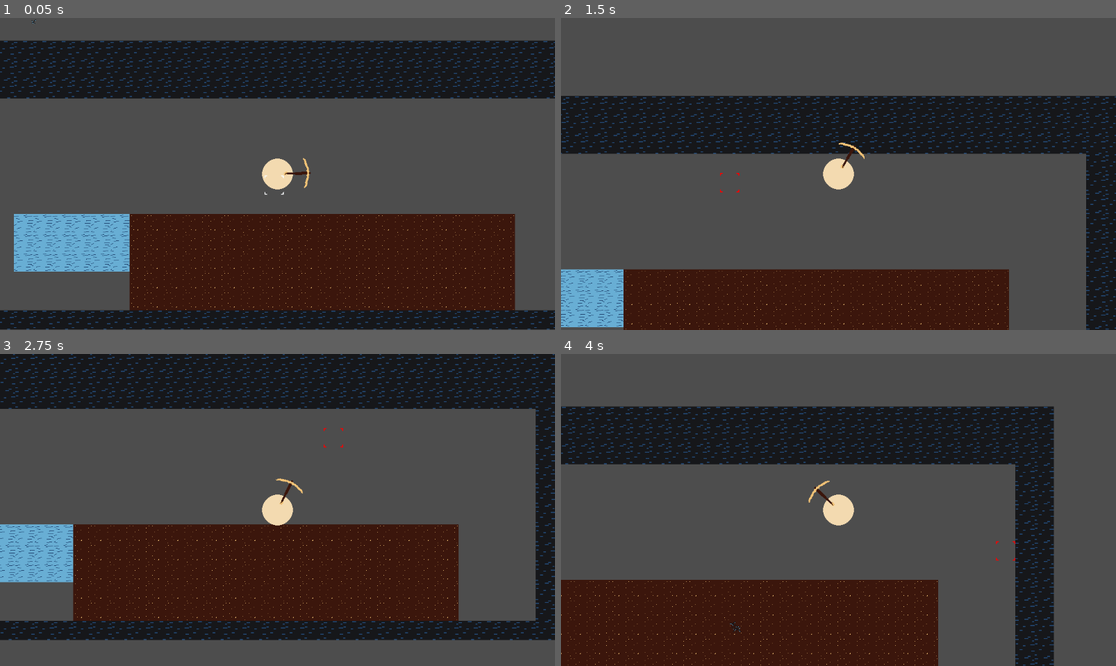
Above: before the commit, frames 1-4 (two rows, left to right).
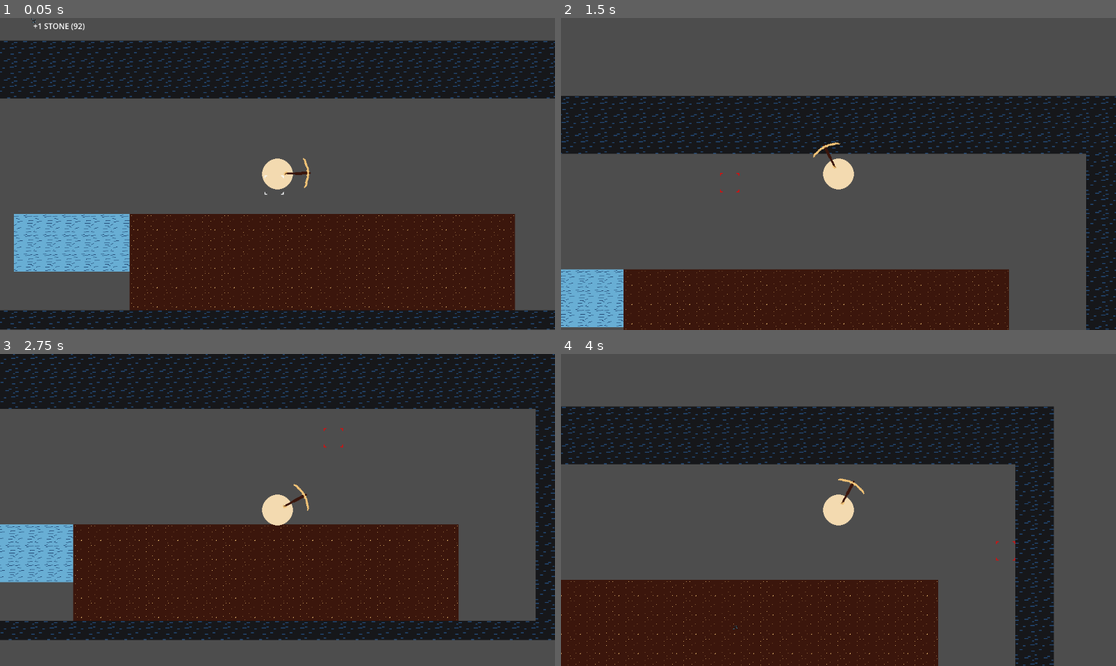
Above: after the commit, the same moments.

Repository: mathew-tran/Excavation
Game: Godot game, scene res://Scenes/Main.tscn
Two runs of this game, one before a commit and one after it. Both use one fixed random seed, a clock stepped at 60 frames per second and the inputs below.
Inputs (mouse positions are in pixels of both pictures, inside the frame that each line leads up to):
- Up to frame 1 (0.05 s): no input
- Up to frame 2 (1.5 s): tap Enter at 0.5 s; move the mouse to (960, 158) at 0.52 s; press the mouse at (960, 158) at 0.53 s; hold D (Right) from 0.53 s (still down); tap Space (Jump) at 0.77 s; move the mouse to (727, 189) at 1.27 s; release the mouse at (727, 189) at 1.28 s; click (727, 189) at 1.35 s
- Up to frame 3 (2.75 s): tap Space (Jump) at 1.52 s; move the mouse to (333, 441) at 2.02 s; release D (Right) at 2.03 s; press the mouse at (333, 441) at 2.03 s; hold A (Left) from 2.03 s (still down)
- Up to frame 4 (4 s): move the mouse to (810, 572) at 2.77 s; release A (Left) at 2.78 s; release the mouse at (810, 572) at 2.78 s; hold D (Right) from 2.78 s (still down); click (810, 572) at 2.85 s; tap Space (Jump) at 3.02, 3.77 s; move the mouse to (1005, 556) at 3.52 s; press the mouse at (1005, 556) at 3.53 s

The runs differ from the first frame. In frame 1, 0.1% of the frame differs, in the area x 5-16%, y 0-5%; in frame 2, 0.2%; in frame 3, 0.1%; in frame 4, 0.2%, in the area x 30-82%, y 39-90%.

Commit message:
integrate inventory

Diff:
--- a/Content/DataTypes/ItemData.gd
+++ b/Content/DataTypes/ItemData.gd
@@ -4,3 +4,4 @@
 
 @export var ItemImage : Texture
 @export var ItemName = ""
+@export var ItemID = "000"
--- a/Content/Items/ITEM_001_DIRT.tres
+++ b/Content/Items/ITEM_001_DIRT.tres
@@ -7,4 +7,5 @@
 script = ExtResource("1_pl6kh")
 ItemImage = ExtResource("1_bxx36")
 ItemName = "Dirt"
+ItemID = "001"
 metadata/_custom_type_script = "uid://gdtg5mvpfxqf"
--- a/Content/Items/ITEM_002_STONE.tres
+++ b/Content/Items/ITEM_002_STONE.tres
@@ -1,10 +1,11 @@
 [gd_resource type="Resource" script_class="ItemData" format=3 uid="uid://d121lwotid5je"]
 
-[ext_resource type="Texture2D" uid="uid://bo551ssk1akk7" path="res://Art/Ground/Stone.png" id="1_q4uek"]
-[ext_resource type="Script" uid="uid://gdtg5mvpfxqf" path="res://Content/DataTypes/ItemData.gd" id="2_53uts"]
+[ext_resource type="Texture2D" uid="uid://bo551ssk1akk7" path="res://Art/Ground/Stone.png" id="1_vs3sm"]
+[ext_resource type="Script" uid="uid://gdtg5mvpfxqf" path="res://Content/DataTypes/ItemData.gd" id="2_ibk34"]
 
 [resource]
-script = ExtResource("2_53uts")
-ItemImage = ExtResource("1_q4uek")
+script = ExtResource("2_ibk34")
+ItemImage = ExtResource("1_vs3sm")
 ItemName = "Stone"
+ItemID = "002"
 metadata/_custom_type_script = "uid://gdtg5mvpfxqf"
--- a/Prefabs/AxeHand.tscn
+++ b/Prefabs/AxeHand.tscn
@@ -63,4 +63,4 @@
 
 [node name="AnimationPlayer" type="AnimationPlayer" parent="." unique_id=191520616]
 libraries/ = SubResource("AnimationLibrary_ame2i")
-speed_scale = 2.0
+speed_scale = 4.0
--- a/Prefabs/Pickup.tscn
+++ b/Prefabs/Pickup.tscn
@@ -43,6 +43,7 @@
 }
 
 [node name="Pickup" type="RigidBody2D" unique_id=47611829]
+can_sleep = false
 script = ExtResource("1_sjvpx")
 
 [node name="Sprite2D" type="Sprite2D" parent="." unique_id=315700424]
@@ -54,3 +55,13 @@
 
 [node name="AnimationPlayer" type="AnimationPlayer" parent="." unique_id=818264099]
 libraries/ = SubResource("AnimationLibrary_sxnlq")
+
+[node name="Timer" type="Timer" parent="." unique_id=2112967356]
+wait_time = 60.0
+autostart = true
+
+[node name="Poll" type="Timer" parent="." unique_id=1766673933]
+autostart = true
+
+[connection signal="timeout" from="Timer" to="." method="_on_timer_timeout"]
+[connection signal="timeout" from="Poll" to="." method="_on_poll_timeout"]
--- a/Prefabs/Player.tscn
+++ b/Prefabs/Player.tscn
@@ -5,6 +5,7 @@
 [ext_resource type="Script" uid="uid://b584wjxrswwnf" path="res://Scripts/Player.gd" id="2_shmu5"]
 [ext_resource type="PackedScene" uid="uid://chvjrqvuh546t" path="res://Prefabs/Crosshair.tscn" id="4_shmu5"]
 [ext_resource type="PackedScene" uid="uid://bbpcorh5rkci5" path="res://Prefabs/ItemPickupArea.tscn" id="5_vxq8l"]
+[ext_resource type="Script" uid="uid://qas6yr33y22i" path="res://Scripts/LocalInventory.gd" id="6_gg3t4"]
 
 [sub_resource type="RectangleShape2D" id="RectangleShape2D_b43ah"]
 size = Vector2(60, 60)
@@ -28,3 +29,7 @@
 one_shot = true
 
 [node name="ItemPickupArea" parent="." unique_id=1069180871 instance=ExtResource("5_vxq8l")]
+
+[node name="Inventory" type="Node" parent="." unique_id=873284542 groups=["LocalInventory"]]
+script = ExtResource("6_gg3t4")
+bIsPlayer = true
--- /dev/null
+++ b/Prefabs/PopupText.tscn
@@ -0,0 +1,9 @@
+[gd_scene format=3 uid="uid://cf7oohm0ku7j0"]
+
+[ext_resource type="Script" uid="uid://bbedaxbnhn0hw" path="res://Scripts/PopupText.gd" id="1_d1bcu"]
+
+[node name="Label" type="Label" unique_id=633866393]
+offset_right = 40.0
+offset_bottom = 23.0
+text = "+1 STONE (92)"
+script = ExtResource("1_d1bcu")
--- a/Scenes/Main.tscn
+++ b/Scenes/Main.tscn
@@ -8,6 +8,7 @@
 [ext_resource type="Resource" uid="uid://d121lwotid5je" path="res://Content/Items/ITEM_002_STONE.tres" id="3_4kpch"]
 [ext_resource type="Texture2D" uid="uid://lquywyrsuxyv" path="res://Art/Ground/Obsidian.png" id="3_v1gob"]
 [ext_resource type="Script" uid="uid://1oqm8oyvlba3" path="res://Scripts/BlockHealthGroup.gd" id="4_rgh2o"]
+[ext_resource type="PackedScene" uid="uid://cf7oohm0ku7j0" path="res://Prefabs/PopupText.tscn" id="9_vy5pj"]
 
 [sub_resource type="TileSetAtlasSource" id="TileSetAtlasSource_kln2b"]
 texture = ExtResource("2_idj7w")
@@ -70,3 +71,5 @@
 script = ExtResource("4_rgh2o")
 
 [node name="FXGroup" type="Node2D" parent="." unique_id=872441086 groups=["FXGroup"]]
+
+[node name="Label" parent="." unique_id=633866393 instance=ExtResource("9_vy5pj")]
--- a/Scripts/Autoload/Finder.gd
+++ b/Scripts/Autoload/Finder.gd
@@ -14,3 +14,6 @@
 
 func GetFXGroup():
 	return get_tree().get_nodes_in_group("FXGroup")[0]
+
+func GetPlayerInventory() -> LocalInventory:
+	return get_tree().get_nodes_in_group("LocalInventory")[0]
--- a/Scripts/Autoload/Helper.gd
+++ b/Scripts/Autoload/Helper.gd
@@ -1,6 +1,13 @@
 extends Node
 
 @onready var PickupClass = preload("res://Prefabs/Pickup.tscn")
+@onready var PopupText = preload("res://Prefabs/PopupText.tscn")
+
+func SpawnText(text, pos):
+	var instance = PopupText.instantiate()
+	instance.text = text
+	instance.global_position = pos
+	Finder.GetFXGroup().add_child(instance)
 
 func SpawnPickup(item : ItemData, pos):
 	var instance = PickupClass.instantiate()
--- /dev/null
+++ b/Scripts/Autoload/SaveManager.gd
@@ -0,0 +1,117 @@
+extends Node
+
+var Data = {}
+
+var SaveFilePath = "user://savegame1.save"
+
+func _ready():
+	Load()
+
+
+func GetLastLoadedWorld():
+	if GetHasDied() == false:
+		var result = GetKeyValue("LastWorldScene")
+		if result:
+			return result
+	else:
+		var result = GetKeyValue("SAFE-LastWorldScene")
+		if result:
+			return result
+	return 	"res://Scenes/Worlds/Brickton.tscn"
+
+
+func SaveLastTown(scene):
+	UpdateKey("LastTown", scene)
+
+func GetLastTown():
+	var result = GetKeyValue("LastTown")
+	if result:
+		return result
+	return "res://Scenes/Worlds/Brickton.tscn"
+
+func SavePlayerPosition(player):
+	UpdateKey("OverworldPosition", player.global_position)
+	UpdateKey("LastWorldScene", get_tree().current_scene.scene_file_path)
+
+func UpdatePlayerPosition(newScene, newPosition, entryPoint):
+	UpdateKey("OverworldPosition", newPosition)
+	UpdateKey("LastWorldScene", newScene)
+	UpdateKey("EntryPoint", entryPoint)
+
+func UpdatePlayerSafePosition(newScene, newPosition, entryPoint):
+	UpdateKey("SAFE-OverworldPosition", newPosition)
+	UpdateKey("SAFE-LastWorldScene", newScene)
+	UpdateKey("SAFE-EntryPoint", entryPoint)
+
+func GetHasDied():
+	var result = GetKeyValue("HasDied")
+	if result:
+		return result
+	return false
+
+func SetHasDied(bHasDied):
+	UpdateKey("HasDied", bHasDied)
+
+
+func ClearSafePosition():
+	UpdateKey("SAFE-OverworldPosition", Vector2(0,0))
+	UpdateKey("SAFE-LastWorldScene", null)
+	UpdateKey("SAFE-EntryPoint", -1)
+
+
+
+func Load():
+	if FileAccess.file_exists(SaveFilePath):
+		var file = FileAccess.open(SaveFilePath, FileAccess.READ)
+		Data = file.get_var()
+		print("Data loaded")
+		print(Data)
+		file.close()
+	else:
+		Data = {}
+		print("No Data found")
+
+func InstantSave():
+	Save()
+
+func Save():
+	var file = FileAccess.open(SaveFilePath,FileAccess.WRITE)
+	file.store_var(Data)
+	file.close()
+
+func ClearData():
+	Data = {}
+	Save()
+	Finder.GetPlayerInventory().LoadInventory()
+
+func UpdateKey(key, value):
+	Data[key] = value
+
+
+func GetKeyValue(key):
+	if Data.has(key):
+		return Data[key]
+	return {}
+
+func GetSubCategoryValue(subcategory, key):
+	var result = GetKeyValue(subcategory)
+	if result == {}:
+		UpdateKey(subcategory, {})
+	result = GetKeyValue(subcategory)
+	if result.has(key):
+		return result[key]
+	return null
+
+func SetSubCategoryValue(subcategory, key, value = true):
+	var unlocks = GetKeyValue(subcategory)
+	unlocks[key] = value
+	Data[subcategory] = unlocks
+
+func GetUnlockKeyValue(key):
+	var result = GetSubCategoryValue("Unlocks", key)
+	if result == null:
+		return false
+	return GetSubCategoryValue("Unlocks", key)
+
+func SetUnlockKeyValue(key, value = true):
+	SetSubCategoryValue("Unlocks", key, value)
--- a/Scripts/Crosshair.gd
+++ b/Scripts/Crosshair.gd
@@ -14,12 +14,15 @@
 
 	if newPosition.distance_to(PlayerRef.global_position) > PlayerRef.EffectivenessRange:
 		modulate = Color.RED
+		modulate.a = .8
 	else:
 		modulate = Color.WHITE
+
+		modulate.a = 1
 	global_position = newPosition
 
 func AttemptToBreak():
 	var hitPosition = global_position
 	if hitPosition.distance_to(Finder.GetPlayer().global_position) > Finder.GetPlayer().EffectivenessRange:
 		return
-	Finder.GetBlockHealthGroup().AttemptToMinePosition(hitPosition, 1)
+	Finder.GetBlockHealthGroup().AttemptToMinePosition(hitPosition, .5)
--- a/Scripts/GroundHealth.gd
+++ b/Scripts/GroundHealth.gd
@@ -10,6 +10,8 @@
 func _ready() -> void:
 	HealthLeft = StartingHealth
 	SetFrame()
+	var amount = randi_range(0, 3)
+	rotation_degrees = amount * 90
 
 func Heal():
 	HealthLeft += .25
--- /dev/null
+++ b/Scripts/LocalInventory.gd
@@ -0,0 +1,65 @@
+extends Node
+
+class_name LocalInventory
+
+
+var Data = {}
+
+@export var bIsPlayer = false
+
+signal OnInventoryUpdate
+
+
+func _ready() -> void:
+	LoadInventory()
+
+
+func AddItem(item : ItemData, amount = 0, bShowPrompt = true):
+	if Data.has(item.ItemID):
+		Data[item.ItemID] += amount
+	else:
+		Data[item.ItemID] = amount
+
+
+	var str = ""
+	if bShowPrompt:
+		if bIsPlayer:
+			if amount > 0:
+				str = "+ "
+				str += str(amount)
+
+				str += " " + item.ItemName + " "
+				str += "(" + str(Data[item.ItemID]) + ")"
+				Helper.SpawnText(str, Finder.GetPlayer().global_position)
+	OnInventoryUpdate.emit()
+	return str
+
+func RemoveItem(item:  ItemData, amount = 1, bShowPrompt = false):
+	if Data.has(item.ItemID):
+		Data[item.ItemID] -= amount
+		if bShowPrompt:
+			if bIsPlayer:
+				var str = ""
+				if amount > 0:
+					str = "Removed "
+					str += str(amount)
+
+					str += " " + item.ItemName + "."
+
+	OnInventoryUpdate.emit()
+
+func GetItem(item : ItemData):
+	if Data.has(item.ItemID):
+		return Data[item.ItemID]
+	return 0
+
+func SaveInventory():
+	if bIsPlayer:
+		SaveManager.UpdateKey("Player-Inventory", Data)
+
+func LoadInventory():
+	Data.clear()
+	if bIsPlayer:
+		var data = SaveManager.GetKeyValue("Player-Inventory")
+		if data:
+			Data = data
--- a/Scripts/Pickup.gd
+++ b/Scripts/Pickup.gd
@@ -23,4 +23,13 @@
 
 		global_position = global_position.move_toward(Finder.GetPlayer().global_position, delta * 500)
 		if global_position.distance_to(Finder.GetPlayer().global_position) < 10:
+			Finder.GetPlayerInventory().AddItem(ItemType, 1, true)
 			queue_free()
+
+
+func _on_timer_timeout() -> void:
+	queue_free()
+
+
+func _on_poll_timeout() -> void:
+	modulate.a = ($Timer.time_left/$Timer.wait_time)
--- /dev/null
+++ b/Scripts/PopupText.gd
@@ -0,0 +1,9 @@
+extends Label
+
+var Progress = 1.0
+
+func _process(delta: float) -> void:
+	global_position.y -= delta * 50
+	Progress -= delta
+	if Progress <= 0:
+		queue_free()
--- a/project.godot
+++ b/project.godot
@@ -19,6 +19,7 @@
 
 Finder="*uid://ldmy5wnlsnhh"
 Helper="*uid://bk3wvwsw6suqo"
+SaveManager="*uid://d0g4vaoy3b0hi"
 
 [input]
 
Not shown, added: Scripts/Autoload/SaveManager.gd.uid
Not shown, added: Scripts/LocalInventory.gd.uid
Not shown, added: Scripts/PopupText.gd.uid
